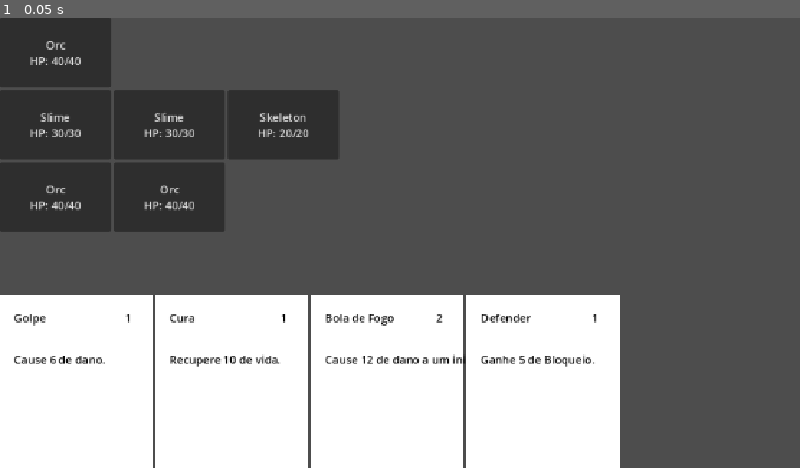
Above: before the commit, frame 1.
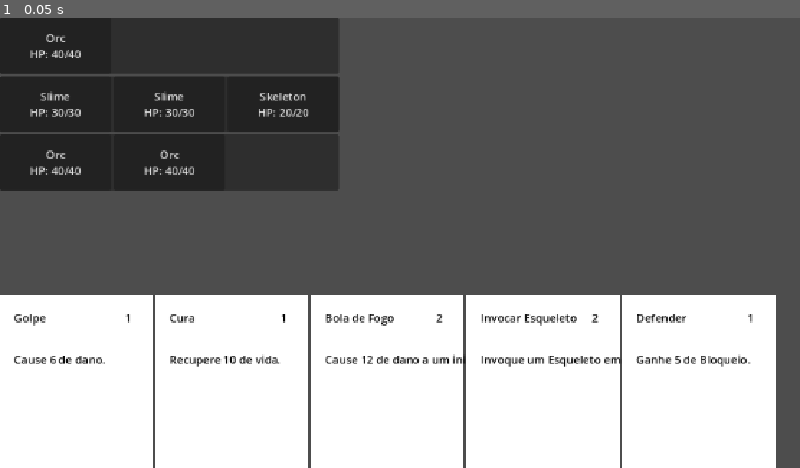
Above: after the commit, the same moment.

Repository: felippe-miguel/be-card
Game: Godot game, scene res://scenes/game.tscn
The game is run twice, just before and just after one commit, with the same random seed, the same clock (stepped at 60 frames per second) and the same inputs.
Inputs:
- Up to frame 1 (0.05 s): no input

The runs differ from the first frame. In frame 1, 17% of the frame differs, in the area x 0-97%, y 0-100%.

Commit message:
feat: adiciona floors visiveis e corrige feedback dos enemies

Diff:
--- /dev/null
+++ b/data/cards/summon_skeleton.json
@@ -0,0 +1,14 @@
+{
+  "id": "summon_skeleton",
+  "name": "Invocar Esqueleto",
+  "description": "Invoque um Esqueleto em um andar.",
+  "cost": 2,
+  "type": "unit",
+  "effects": [
+    {
+      "type": "summon",
+      "target": "selected_floor",
+      "unit": "skeleton"
+    }
+  ]
+}
--- /dev/null
+++ b/scenes/battle_floor.tscn
@@ -0,0 +1,12 @@
+[gd_scene format=3 uid="uid://dtxw2mbs8lwqh"]
+
+[ext_resource type="Script" uid="uid://cfaark6lqrw3q" path="res://scripts/battle_floor_view.gd" id="1_fcfhn"]
+
+[node name="BattleFloor" type="PanelContainer" unique_id=1530212635]
+offset_right = 40.0
+offset_bottom = 40.0
+script = ExtResource("1_fcfhn")
+
+[node name="HBoxContainer" type="HBoxContainer" parent="." unique_id=756733158]
+layout_mode = 2
+mouse_filter = 2
--- a/scenes/game.tscn
+++ b/scenes/game.tscn
@@ -1,6 +1,7 @@
 [gd_scene format=3 uid="uid://df2etd6e886ca"]
 
 [ext_resource type="Script" uid="uid://sh8nhgv0c8i8" path="res://scripts/game.gd" id="1_uwrxv"]
+[ext_resource type="PackedScene" uid="uid://dtxw2mbs8lwqh" path="res://scenes/battle_floor.tscn" id="2_yqjtg"]
 
 [node name="Game" type="Control" unique_id=943361433]
 layout_mode = 3
@@ -22,14 +23,11 @@
 offset_right = 40.0
 offset_bottom = 40.0
 
-[node name="Floor0" type="HBoxContainer" parent="Floors" unique_id=2012235833]
-custom_minimum_size = Vector2(500, 100)
+[node name="BattleFloor1" parent="Floors" unique_id=1530212635 instance=ExtResource("2_yqjtg")]
 layout_mode = 2
 
-[node name="Floor1" type="HBoxContainer" parent="Floors" unique_id=1737679622]
-custom_minimum_size = Vector2(500, 100)
+[node name="BattleFloor2" parent="Floors" unique_id=467969519 instance=ExtResource("2_yqjtg")]
 layout_mode = 2
 
-[node name="Floor2" type="HBoxContainer" parent="Floors" unique_id=1773111590]
-custom_minimum_size = Vector2(500, 100)
+[node name="BattleFloor3" parent="Floors" unique_id=851788144 instance=ExtResource("2_yqjtg")]
 layout_mode = 2
--- /dev/null
+++ b/scripts/battle_floor_view.gd
@@ -0,0 +1,16 @@
+class_name BattleFloorView
+extends PanelContainer
+
+@onready var unit_container: HBoxContainer = $HBoxContainer
+
+var floor_index: int
+
+signal selected(floor_view: BattleFloorView)
+
+func setup(index: int) -> void:
+	floor_index = index
+
+func _gui_input(event: InputEvent) -> void:
+	if event is InputEventMouseButton:
+		if event.button_index == MOUSE_BUTTON_LEFT and event.pressed:
+			selected.emit(self)
--- a/scripts/battle_state.gd
+++ b/scripts/battle_state.gd
@@ -4,12 +4,13 @@
 
 var battlefield: Battlefield
 var player: Unit
-
+var unit_database: UnitDatabase
 
 func _init(
 	battle_definition: BattleDefinition,
 	unit_database: UnitDatabase
 ) -> void:
+	self.unit_database = unit_database
 
 	battlefield = Battlefield.new(
 		battle_definition.floors.size()
--- a/scripts/effect_system.gd
+++ b/scripts/effect_system.gd
@@ -11,7 +11,11 @@
 	target_system = TargetSystem.new(state)
 
 
-func execute_effect(effect: Dictionary, selected_target: Unit = null) -> void:
+func execute_effect(
+	effect: Dictionary,
+	selected_target: Unit = null,
+	selected_floor: int = -1
+) -> void:
 	var type = effect.get("type", "")
 	var target_type = effect.get("target", "")
 
@@ -45,5 +49,42 @@
 			for target in targets:
 				target.heal(amount)
 
+		"summon":
+			var unit_id = effect.get("unit", "")
+
+			if selected_floor < 0:
+				print("Summon precisa de um andar.")
+				return
+
+			var unit_data = battle_state.unit_database.units.get(unit_id)
+
+			if unit_data == null:
+				print("Unidade não encontrada: ", unit_id)
+				return
+
+			var unit = Unit.new(
+				unit_data.id,
+				unit_data.name,
+				unit_data.max_hp
+			)
+
+			var floor = battle_state.battlefield.get_floor(
+				selected_floor
+			)
+
+			if floor == null:
+				return
+
+			if not floor.add_unit(unit):
+				print("Andar cheio!")
+				return
+
+			print(
+				"Invocado: ",
+				unit.name,
+				" no andar ",
+				selected_floor
+			)
+
 		_:
 			print("Efeito desconhecido: ", type)
--- a/scripts/enemy.gd
+++ b/scripts/enemy.gd
@@ -7,6 +7,7 @@
 
 func setup(enemy_unit: Unit) -> void:
 	unit = enemy_unit
+	unit.changed.connect(_on_unit_changed)
 	update_display()
 
 func update_display() -> void:
@@ -21,3 +22,6 @@
 
 func _pressed() -> void:
 	selected.emit(self)
+
+func _on_unit_changed() -> void:
+	update_display()
--- a/scripts/game.gd
+++ b/scripts/game.gd
@@ -45,30 +45,73 @@
 
 	print("Carta jogada: ", card.data.name)
 
-	var needs_target = false
+	var required_target = get_required_target(card)
 
-	for effect in card.data.effects:
-		if effect.get("target", "") == "selected_enemy":
-			needs_target = true
-			break
+	if required_target == "enemy":
+		game_state.change_to(
+			GameState.State.TARGETING_ENEMY
+		)
 
-	if needs_target:
-		game_state.change_to(GameState.State.TARGETING_ENEMY)
 		pending_card = card
+
 		print("Escolha um inimigo.")
+		return
+
+	if required_target == "floor":
+		game_state.change_to(
+			GameState.State.TARGETING_FLOOR
+		)
+
+		pending_card = card
+
+		print("Escolha um andar.")
 		return
 
 	execute_card(card)
 
+func get_required_target(card: Card) -> String:
+	for effect in card.data.effects:
+		var target = effect.get("target", "")
+
+		if target == "selected_enemy":
+			return "enemy"
+
+		if target == "selected_floor":
+			return "floor"
+
+	return ""
+
 func setup_enemies() -> void:
 	for floor in battle_state.battlefield.floors:
-		var floor_node = floors_container.get_child(floor.index)
+		var floor_view = floors_container.get_child(floor.index)
+
+		floor_view.setup(floor.index)
+		floor_view.selected.connect(_on_floor_selected)
 
 		for unit in floor.units:
 			var enemy = preload("res://scenes/enemy.tscn").instantiate()
-			floor_node.add_child(enemy)
+			floor_view.unit_container.add_child(enemy)
 			enemy.setup(unit)
 			enemy.selected.connect(_on_enemy_selected)
+
+func _on_floor_selected(floor_view: BattleFloorView) -> void:
+	if game_state.current != GameState.State.TARGETING_FLOOR:
+		return
+
+	print("Andar escolhido: ", floor_view.floor_index)
+
+	game_state.change_to(
+		GameState.State.PLAYER_ACTION
+	)
+
+	var card = pending_card
+	pending_card = null
+
+	execute_card(
+		card,
+		null,
+		floor_view.floor_index
+	)
 
 func _on_enemy_selected(enemy: Enemy) -> void:
 	if game_state.current != GameState.State.TARGETING_ENEMY:
@@ -82,9 +125,14 @@
 		pending_card = null
 		execute_card(card, enemy.unit)
 
-func execute_card(card: Card, selected_target: Unit = null) -> void:
+func execute_card(
+	card: Card,
+	selected_target: Unit = null,
+	selected_floor: int = -1
+) -> void:
 	for effect in card.data.effects:
 		effect_system.execute_effect(
 			effect,
-			selected_target
+			selected_target,
+			selected_floor
 		)
--- a/scripts/unit.gd
+++ b/scripts/unit.gd
@@ -3,11 +3,11 @@
 
 var id: String
 var name: String
-
 var hp: int
 var max_hp: int
+var block: int = 0
 
-var block: int = 0
+signal changed
 
 func _init(
 	unit_id: String,
@@ -46,6 +46,8 @@
 		max_hp
 	)
 
+	changed.emit()
+
 func heal(amount: int) -> void:
 	hp += amount
 
@@ -62,6 +64,8 @@
 		max_hp
 	)
 
+	changed.emit()
+
 func add_block(amount: int) -> void:
 	block += amount
 
@@ -73,5 +77,7 @@
 		block
 	)
 
+	changed.emit()
+
 func is_dead() -> bool:
 	return hp <= 0
Not shown, added: scripts/battle_floor_view.gd.uid
